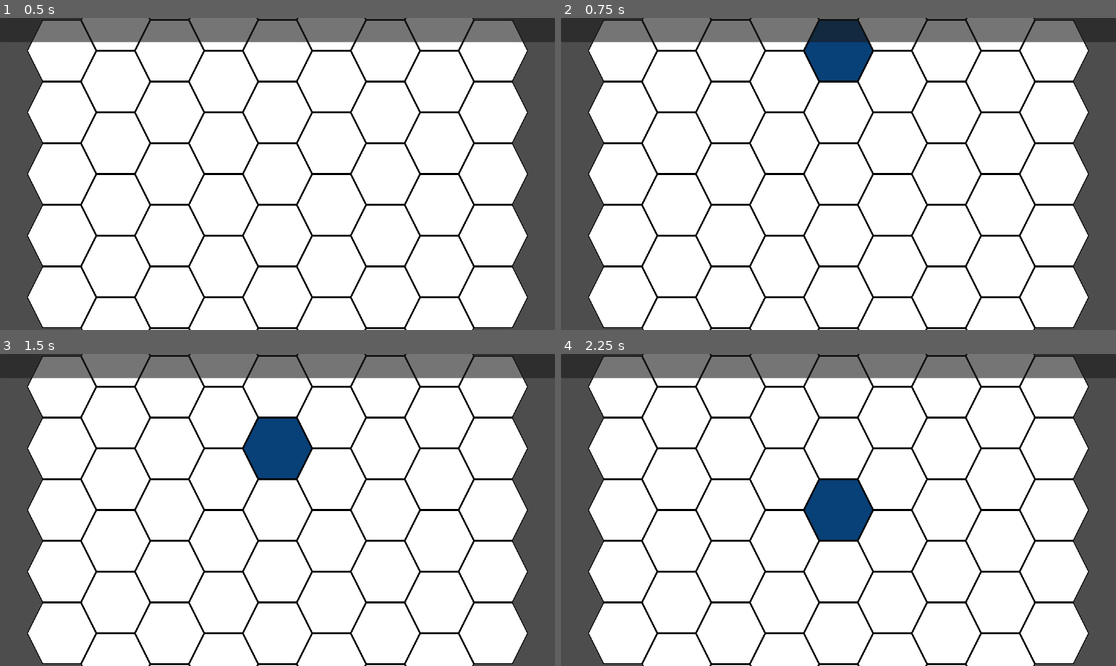
Above: before the commit, frames 1-4 (two rows, left to right).
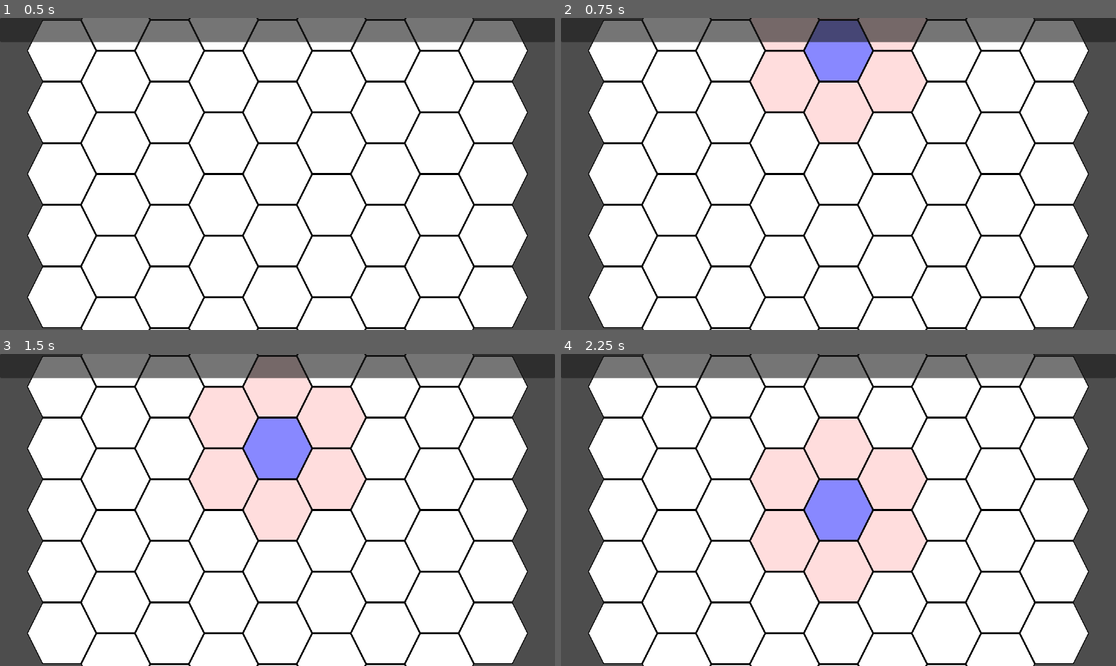
Above: after the commit, the same moments.

Repository: Drakosam/game_1
Game: Godot game, scene res://main_game_loop.tscn
Two runs of this game, one before a commit and one after it. Both use one fixed random seed, a clock stepped at 60 frames per second and the inputs below.
Inputs (mouse positions are in pixels of both pictures, inside the frame that each line leads up to):
- Up to frame 1 (0.5 s): no input
- Up to frame 2 (0.75 s): tap Enter at 0.5 s; move the mouse to (838, 49) at 0.52 s; click (838, 49) at 0.67 s
- Up to frame 3 (1.5 s): tap Space at 1.25 s; move the mouse to (277, 447) at 1.27 s; click (277, 447) at 1.42 s
- Up to frame 4 (2.25 s): tap Enter at 2 s; move the mouse to (838, 510) at 2.02 s; click (838, 510) at 2.17 s

Frame 1 is identical in both runs. In frame 2, 7.6% of the frame differs, in the area x 34-66%, y 0-40%; in frame 3, 12%; in frame 4, 13%, in the area x 34-66%, y 20-80%.

Commit message:
-hex neighborhood

Diff:
--- a/World/world_level.gd
+++ b/World/world_level.gd
@@ -23,9 +23,9 @@
 			draw_hex_line(ii, (-hex_d+16)*(i+1), -hex_d/2*ii+hex_d/2, 'LL'+str(i)+"_")
 
 
-func _picked_hex_proc(hex_name):
+func _picked_hex_proc(hex_name, pick_position):
 	for hex in get_children():
-		hex.hex_has_ben_picked(hex_name)
+		hex.hex_has_ben_picked(hex_name, pick_position)
 
 
 
--- a/World/world_tile.gd
+++ b/World/world_tile.gd
@@ -2,9 +2,10 @@
 
 var focus = false
 var picked = false
+var picked_neighborhood = false
 var my_name = ''
 
-signal picked_hex(hex_name)
+signal picked_hex(hex_name, pick_position)
 
 func _ready():
 	my_name = str(get_parent().get_instance_id())+str(get_instance_id())
@@ -21,24 +22,32 @@
 func _input(event):
 	if focus:
 		if (event is InputEventMouseButton) and Input.is_mouse_button_pressed(MOUSE_BUTTON_LEFT) :
-			emit_signal("picked_hex",my_name)
-			print(my_name)
+			emit_signal("picked_hex", my_name, position)
 
 
-func hex_has_ben_picked(hex_name):
+func hex_has_ben_picked(hex_name, pick_position):
 	if hex_name == my_name:
 		picked = true
 	else :
 		picked = false
 
+	if 140>position.distance_to(pick_position) and  position.distance_to(pick_position)>1 :
+		picked_neighborhood = true
+	else :
+		picked_neighborhood = false
+
 
 func _process(delta):
 	if picked and focus:
-		$TileFront.color = Color('#084078')
+		$TileFront.color = Color('#8888ff')
+	elif picked_neighborhood and focus:
+		$TileFront.color = Color('#ff8888')
 	elif focus:
-		$TileFront.color = Color('#91c2f2')
+		$TileFront.color = Color('#ddddff')
 	elif picked :
-		$TileFront.color = Color('#999999')
+		$TileFront.color = Color('#888888')
+	elif picked_neighborhood :
+		$TileFront.color = Color('#ffdddd')
 	else:
 		$TileFront.color = Color('#ffffff')
 
